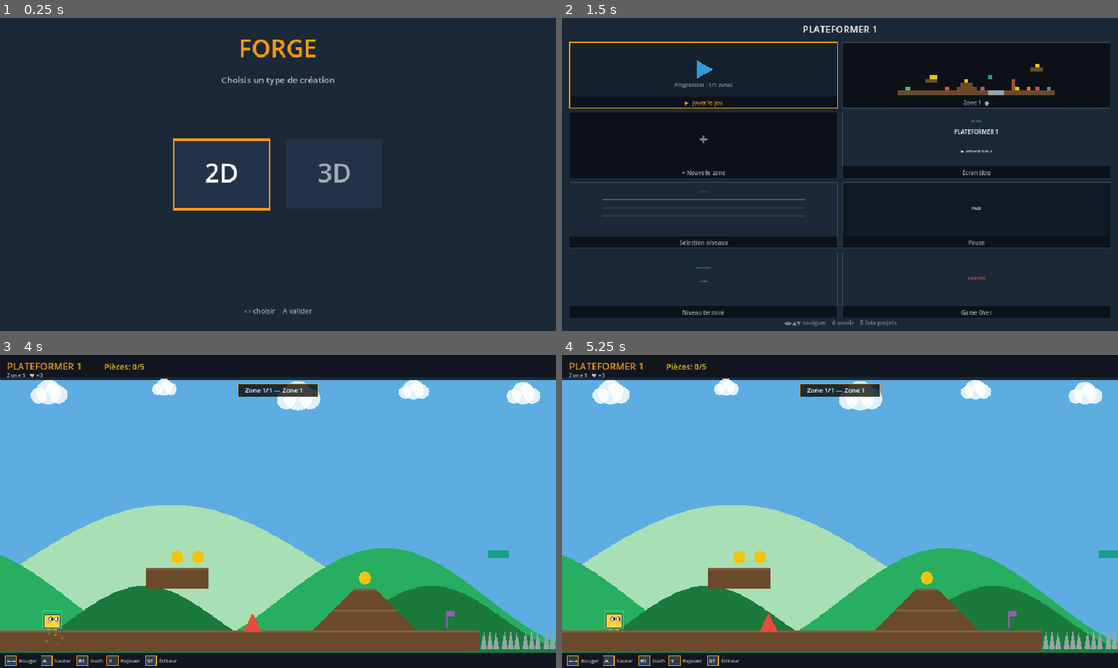
Above: before the commit, frames 1-4 (two rows, left to right).
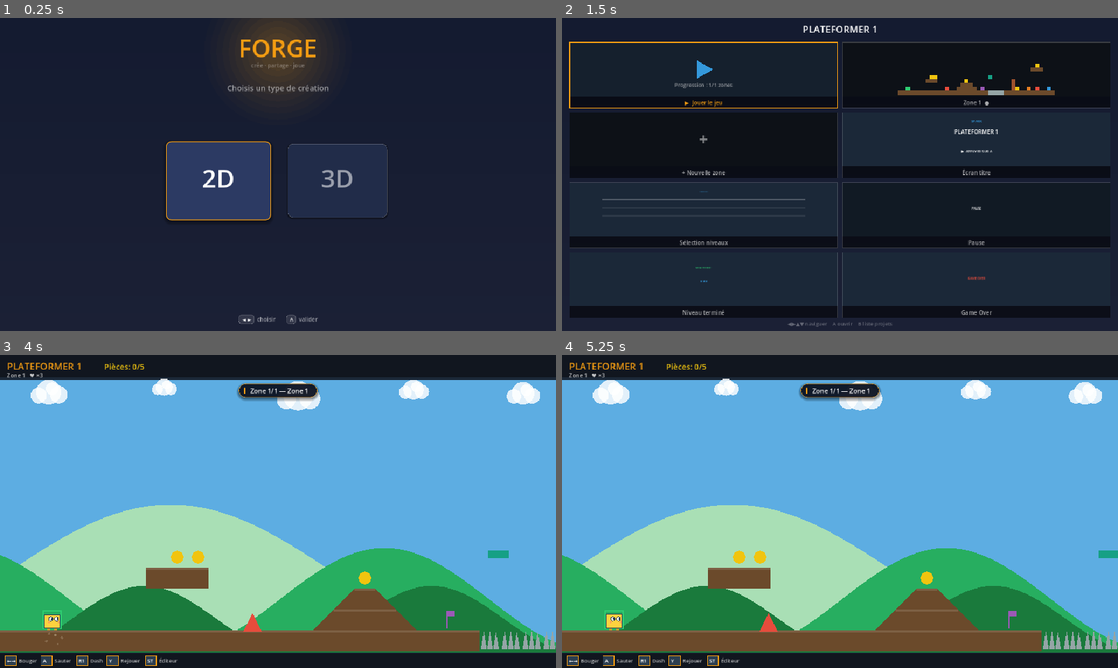
Above: after the commit, the same moments.

Repository: kilian-quittard/gaming-console-os
Game: Godot game, scene res://scenes/game/Forge.tscn
Two runs of this game, one before a commit and one after it. Both use one fixed random seed, a clock stepped at 60 frames per second and the inputs below.
Inputs (mouse positions are in pixels of both pictures, inside the frame that each line leads up to):
- Up to frame 1 (0.25 s): no input
- Up to frame 2 (1.5 s): tap Enter at 0.5 s; move the mouse to (962, 158) at 0.52 s; hold Right 0.53-1.25 s; hold Shift 0.53-1.25 s; click (962, 158) at 0.67 s; tap Space at 0.77, 1.25 s; drag from (728, 190) to (812, 237) at 1.27 s
- Up to frame 3 (4 s): tap Enter at 2 s; move the mouse to (333, 442) at 2.02 s; hold Right 2.03-2.75 s; tap Ctrl at 2.1 s; drag from (250, 574) to (111, 464) at 2.77 s; tap Space at 3.5, 3.77 s; move the mouse to (444, 558) at 3.52 s; hold A from 3.53 s (still down); tap Tab at 3.6 s
- Up to frame 4 (5.25 s): release A at 4.25 s; drag from (673, 464) to (756, 433) at 4.27 s; move the mouse to (867, 511) at 5.02 s; hold Down from 5.03 s (still down); tap Delete at 5.1 s; click (867, 511) at 5.17 s

The runs differ from the first frame. In frame 1, 8.1% of the frame differs, in the area x 29-70%, y 0-98%; in frame 2, 0.2%; in frame 3, 0.6%; in frame 4, 0.6%.

Commit message:
feat(forge): design system du shell — ForgeUI (cartes rondes, keycaps, chips)
ForgeUI.gd = tokens Indie Playful + primitives (StyleBoxFlat cachées :
coins ronds/ombres, halo sans banding, chips, keycaps, avatars, header).
Shell restylé : fond dégradé + halo, dim/list/templates en cartes avec
sélecteur GLISSANT (ui_sel_f lissé), modals import/profil arrondis avec
palette d'avatars, feed WORKSHOP (chips tri/filtre, cartes ombrées,
plays en pastille), toast pilule slide-in, footers keycaps partout.
Éditeur et monde de jeu inchangés. Selftest vert, vérifié en screenshots.

Co-Authored-By: Claude Opus 4.8 (1M context) <noreply@anthropic.com>

Diff:
--- a/forge/scripts/common/forge/ForgeApp.gd
+++ b/forge/scripts/common/forge/ForgeApp.gd
@@ -138,6 +138,7 @@
 
 # game config (couleurs, sous-titre — partagé avec GameShell)
 var anim_t := 0.0
+var ui_sel_f := 0.0   # position lissée du sélecteur (écrans shell : liste/dim/templates)
 
 # ---- MODE JEU COMPLET (campagne) : écran titre → zones enchaînées → fin ----
 var game_mode := false      # true = on joue le jeu (pas un test d'éditeur)
@@ -1891,6 +1892,10 @@
 		queue_redraw()   # écrans animés (titre clignotant)
 		return
 	if screen == "workshop":
+		queue_redraw()
+		return
+	if screen == "list" or screen == "dim" or screen == "template":
+		ui_sel_f = lerpf(ui_sel_f, float(sel), minf(1.0, delta * 14.0))   # sélecteur glissant
 		queue_redraw()
 		return
 	if ai_open:
@@ -2676,11 +2681,14 @@
 
 func _draw_toast(vp: Vector2) -> void:
 	var f := ThemeDB.fallback_font
-	var w := toast.length() * 9.0 + 30.0
-	var o := Vector2(vp.x * 0.5 - w * 0.5, TOPBAR + 14)
-	draw_rect(Rect2(o, Vector2(w, 30)), Color(0, 0, 0, 0.75))
-	draw_rect(Rect2(o, Vector2(w, 30)), Color("f39c12"), false, 1.5)
-	_text(f, o + Vector2(15, 21), toast, Color.WHITE, 15)
+	var w := f.get_string_size(toast, HORIZONTAL_ALIGNMENT_LEFT, -1, 15).x + 46.0
+	# petit slide-in : arrive du haut sur les ~0.15 premières secondes
+	var slide := clampf((2.0 - toast_t) / 0.15, 0.0, 1.0)   # toast_t part de 2.0 (_set_toast)
+	var o := Vector2(vp.x * 0.5 - w * 0.5, TOPBAR + 14 - (1.0 - slide) * 26.0)
+	var r := Rect2(o, Vector2(w, 32))
+	draw_style_box(ForgeUI.sb(Color("0d1322", 0.92), 16, Color(ForgeUI.ACCENT.r, ForgeUI.ACCENT.g, ForgeUI.ACCENT.b, 0.7), 1, 6), r)
+	draw_style_box(ForgeUI.sb(ForgeUI.ACCENT, 2), Rect2(o + Vector2(12, 9), Vector2(4, 14)))
+	_text(f, o + Vector2(26, 22), toast, Color.WHITE, 15)
 
 
 func _draw_banner(vp: Vector2) -> void:
@@ -2709,131 +2717,150 @@
 
 
 func _shell_bg(vp: Vector2, with_title := true) -> void:
-	draw_rect(Rect2(Vector2.ZERO, vp), Color("1b2838"))
+	ForgeUI.bg(self, vp)
 	if with_title:
 		var f := ThemeDB.fallback_font
-		_ctext(f, vp.x * 0.5, 90, "FORGE", Color("f39c12"), 56)
+		ForgeUI.glow(self, Vector2(vp.x * 0.5, 78.0), 170.0, ForgeUI.ACCENT)
+		_ctext(f, vp.x * 0.5, 90, "FORGE", ForgeUI.ACCENT, 56)
+		_ctext(f, vp.x * 0.5, 114, "crée · partage · joue", ForgeUI.TXT_FAINT, 13)
 
 
 func _draw_dim(vp: Vector2) -> void:
 	_shell_bg(vp)
 	var f := ThemeDB.fallback_font
-	_ctext(f, vp.x * 0.5, 150, "Choisis un type de création", Color(1, 1, 1, 0.7), 20)
+	_ctext(f, vp.x * 0.5, 168, "Choisis un type de création", ForgeUI.TXT_DIM, 18)
 	var opts := ["2D", "3D"]
-	var bw := 220.0; var bh := 160.0; var gap := 40.0
+	var bw := 230.0; var bh := 170.0; var gap := 44.0
 	var x0 := vp.x * 0.5 - bw - gap * 0.5
 	for i in 2:
 		var bx := x0 + i * (bw + gap)
-		var box := Rect2(Vector2(bx, vp.y * 0.5 - bh * 0.5), Vector2(bw, bh))
-		draw_rect(box, Color("223349"))
-		if i == sel: draw_rect(box, Color("f39c12"), false, 4.0)
-		_ctext(f, bx + bw * 0.5, vp.y * 0.5 + 18, opts[i], Color.WHITE if i == sel else Color(1, 1, 1, 0.6), 60)
+		var box := Rect2(Vector2(bx, vp.y * 0.52 - bh * 0.5), Vector2(bw, bh))
+		if i == sel: box = box.grow(6.0)   # la carte choisie respire
+		ForgeUI.card(self, box, i == sel, anim_t)
+		var cy := box.position.y + box.size.y * 0.5
+		_ctext(f, box.position.x + box.size.x * 0.5, cy + 16, opts[i], Color.WHITE if i == sel else ForgeUI.TXT_DIM, 58)
 		if i == 1 and (TEMPLATES.get("3D", []) as Array).is_empty():
-			_ctext(f, bx + bw * 0.5, vp.y * 0.5 + 55, "(bientôt)", Color(1, 1, 1, 0.4), 16)
-	_ctext(f, vp.x * 0.5, vp.y - 40, "‹ › choisir    A valider", Color(1, 1, 1, 0.6), 16)
+			_ctext(f, box.position.x + box.size.x * 0.5, cy + 52, "bientôt", ForgeUI.TXT_FAINT, 14)
+	ForgeUI.footer(self, vp, [["◄ ►", "choisir"], ["A", "valider"]])
 
 
 func _draw_list(vp: Vector2) -> void:
 	_shell_bg(vp)
 	var f := ThemeDB.fallback_font
-	_ctext(f, vp.x * 0.5, 150, "Projets — %s" % cur_dim, Color(1, 1, 1, 0.8), 22)
+	_ctext(f, vp.x * 0.5, 158, "Projets — %s" % cur_dim, ForgeUI.TXT_DIM, 17)
 	var np := proj_list.size()
 	var n := np + 3   # projets + Nouveau + Importer + WORKSHOP
-	var y0 := 196.0
+	var y0 := 192.0
+	var row_h := 46.0
+	# sélecteur glissant (ui_sel_f lissé dans _process)
+	var sel_r := Rect2(Vector2(vp.x * 0.5 - 244, y0 + ui_sel_f * row_h - 20), Vector2(488, 40))
+	ForgeUI.card(self, sel_r, true, anim_t)
 	for i in n:
-		var y := y0 + i * 42
+		var y := y0 + i * row_h
 		var label: String
-		if i < np: label = "📄  " + String(proj_list[i]["name"])
-		elif i == np: label = "＋  Nouveau projet"
-		elif i == np + 1: label = "📥  Importer une création…"
-		else: label = "🌐  WORKSHOP — jouer des créations"
-		var box := Rect2(Vector2(vp.x * 0.5 - 230, y - 26), Vector2(460, 36))
-		if i == sel: draw_rect(box, Color(1, 1, 1, 0.12)); draw_rect(box, Color("f39c12"), false, 2.0)
-		var col: Color = Color.WHITE if i == sel else Color(1, 1, 1, 0.65)
-		if i == np: col = Color("2ecc71") if i == sel else Color(0.4, 0.8, 0.5)
-		elif i == np + 1: col = Color("4fc3f7") if i == sel else Color(0.4, 0.6, 0.75)
-		elif i == np + 2: col = Color("b388ff") if i == sel else Color(0.55, 0.45, 0.7)
-		_text(f, Vector2(vp.x * 0.5 - 210, y), label, col, 18)
+		var col: Color
+		if i < np:
+			label = "📄  " + String(proj_list[i]["name"]); col = Color.WHITE if i == sel else ForgeUI.TXT_DIM
+		elif i == np:
+			label = "＋  Nouveau projet"; col = ForgeUI.GREEN if i == sel else ForgeUI.GREEN.darkened(0.25)
+		elif i == np + 1:
+			label = "📥  Importer une création…"; col = ForgeUI.CYAN if i == sel else ForgeUI.CYAN.darkened(0.3)
+		else:
+			label = "🌐  WORKSHOP — jouer des créations"; col = ForgeUI.PURPLE if i == sel else ForgeUI.PURPLE.darkened(0.3)
+		_text(f, Vector2(vp.x * 0.5 - 224, y + 6), label, col, 18)
 	if proj_list.is_empty():
-		_ctext(f, vp.x * 0.5, y0 - 30, "Aucun projet — crée le premier", Color(1, 1, 1, 0.4), 15)
+		_ctext(f, vp.x * 0.5, y0 - 26, "Aucun projet — crée le premier", ForgeUI.TXT_FAINT, 14)
 	# chip profil créateur (haut droite) : avatar + nom — "le créateur est VU"
 	var av := CreatorProfile.avatar_color(creator)
 	var cname := String(creator.get("name", CreatorProfile.DEFAULT_NAME))
-	var chip_x := vp.x - 60.0 - f.get_string_size(cname, HORIZONTAL_ALIGNMENT_LEFT, -1, 14).x
-	draw_circle(Vector2(chip_x, 44), 11.0, av)
-	_ctext(f, chip_x, 49, CreatorProfile.initial(cname), Color("11161f"), 13)
-	_text(f, Vector2(chip_x + 18, 49), cname, Color(1, 1, 1, 0.7), 14)
-	_ctext(f, vp.x * 0.5, vp.y - 40, "▲▼ choisir    A ouvrir    Y profil    B retour", Color(1, 1, 1, 0.6), 16)
+	var cw := f.get_string_size(cname, HORIZONTAL_ALIGNMENT_LEFT, -1, 14).x
+	var chip_r := Rect2(Vector2(vp.x - cw - 74.0, 28), Vector2(cw + 50.0, 34))
+	draw_style_box(ForgeUI.sb(Color(1, 1, 1, 0.06), 17, Color(1, 1, 1, 0.14), 1), chip_r)
+	ForgeUI.avatar(self, chip_r.position + Vector2(19, 17), 11.0, av, CreatorProfile.initial(cname))
+	_text(f, chip_r.position + Vector2(38, 22), cname, ForgeUI.TXT_DIM, 14)
+	ForgeUI.footer(self, vp, [["▲▼", "choisir"], ["A", "ouvrir"], ["Y", "profil"], ["B", "retour"]])
 	if import_open: _draw_import(vp)
 	if profile_open: _draw_profile(vp)
 
 
 func _draw_import(vp: Vector2) -> void:
 	var f := ThemeDB.fallback_font
-	draw_rect(Rect2(Vector2.ZERO, vp), Color(0, 0, 0, 0.78))   # voile
-	var w := 560.0
-	var h := 360.0
-	var o := vp * 0.5 - Vector2(w * 0.5, h * 0.5)
-	draw_rect(Rect2(o, Vector2(w, h)), Color("11161f"))
-	draw_rect(Rect2(o, Vector2(w, h)), Color("4fc3f7"), false, 2.0)
-	_ctext(f, vp.x * 0.5, o.y + 36, "Importer une création (%s)" % cur_dim, Color("4fc3f7"), 22)
+	var r := ForgeUI.modal(self, vp, 560.0, 360.0, ForgeUI.CYAN)
+	var o := r.position
+	var w := r.size.x
+	var h := r.size.y
+	_ctext(f, vp.x * 0.5, o.y + 38, "Importer une création (%s)" % cur_dim, ForgeUI.CYAN, 21)
 	if import_list.is_empty():
-		_ctext(f, vp.x * 0.5, o.y + h * 0.42, "Aucune création à importer.", Color(1, 1, 1, 0.7), 16)
-		_ctext(f, vp.x * 0.5, o.y + h * 0.42 + 28, "Dépose des fichiers .spark dans :", Color(1, 1, 1, 0.45), 13)
-		_ctext(f, vp.x * 0.5, o.y + h * 0.42 + 48, ProjectStore.SHARED_DIR, Color(1, 1, 1, 0.45), 12)
+		_ctext(f, vp.x * 0.5, o.y + h * 0.42, "Aucune création à importer.", ForgeUI.TXT, 16)
+		_ctext(f, vp.x * 0.5, o.y + h * 0.42 + 28, "Dépose des fichiers .spark dans :", ForgeUI.TXT_DIM, 13)
+		_ctext(f, vp.x * 0.5, o.y + h * 0.42 + 48, ProjectStore.SHARED_DIR, ForgeUI.TXT_DIM, 12)
 	else:
 		var vis: int = mini(import_list.size(), 7)
 		var first: int = clampi(import_sel - vis / 2, 0, maxi(0, import_list.size() - vis))
 		for k in vis:
 			var idx := first + k
 			var ent: Dictionary = import_list[idx]
-			var y := o.y + 70 + k * 34
+			var y := o.y + 72 + k * 36
 			if idx == import_sel:
-				draw_rect(Rect2(Vector2(o.x + 16, y - 18), Vector2(w - 32, 28)), Color(1, 1, 1, 0.12))
+				draw_style_box(ForgeUI.sb(Color(1, 1, 1, 0.10), 8), Rect2(Vector2(o.x + 16, y - 19), Vector2(w - 32, 30)))
 			var lbl := "📦  %s   (%s)" % [String(ent["name"]), String(ent["template"])]
-			_text(f, Vector2(o.x + 28, y), lbl, Color.WHITE if idx == import_sel else Color(1, 1, 1, 0.65), 15)
-	_ctext(f, vp.x * 0.5, o.y + h - 16, "▲▼ choisir    A importer    B retour", Color(1, 1, 1, 0.5), 13)
+			_text(f, Vector2(o.x + 30, y), lbl, Color.WHITE if idx == import_sel else ForgeUI.TXT_DIM, 15)
+	_ctext(f, vp.x * 0.5, o.y + h - 18, "▲▼ choisir    A importer    B retour", ForgeUI.TXT_FAINT, 13)
 
 
 # modal PROFIL : nom (clavier) + couleur d'avatar (◄►) — signé sur chaque création
 func _draw_profile(vp: Vector2) -> void:
 	var f := ThemeDB.fallback_font
-	draw_rect(Rect2(Vector2.ZERO, vp), Color(0, 0, 0, 0.78))   # voile
-	var w := 460.0
-	var h := 300.0
-	var o := vp * 0.5 - Vector2(w * 0.5, h * 0.5)
-	draw_rect(Rect2(o, Vector2(w, h)), Color("11161f"))
-	draw_rect(Rect2(o, Vector2(w, h)), Color("f39c12"), false, 2.0)
-	_ctext(f, vp.x * 0.5, o.y + 36, "Profil créateur", Color("f39c12"), 22)
-	_ctext(f, vp.x * 0.5, o.y + 60, "Ton nom + ton avatar signent tes créations", Color(1, 1, 1, 0.45), 13)
-	# gros avatar de prévisualisation
+	var r := ForgeUI.modal(self, vp, 460.0, 310.0, ForgeUI.ACCENT)
+	var o := r.position
+	var h := r.size.y
+	_ctext(f, vp.x * 0.5, o.y + 38, "Profil créateur", ForgeUI.ACCENT, 21)
+	_ctext(f, vp.x * 0.5, o.y + 62, "Ton nom + ton avatar signent tes créations", ForgeUI.TXT_DIM, 13)
+	# gros avatar de prévisualisation (halo + pastilles de couleurs dispo)
 	var av := CreatorProfile.avatar_color(creator)
 	var cname := String(creator.get("name", ""))
-	draw_circle(Vector2(vp.x * 0.5, o.y + 122), 34.0, av)
-	_ctext(f, vp.x * 0.5, o.y + 132, CreatorProfile.initial(cname), Color("11161f"), 30)
-	_ctext(f, vp.x * 0.5, o.y + 172, "◄  couleur  ►", Color(1, 1, 1, 0.4), 12)
+	ForgeUI.glow(self, Vector2(vp.x * 0.5, o.y + 122), 70.0, av)
+	ForgeUI.avatar(self, Vector2(vp.x * 0.5, o.y + 122), 34.0, av, CreatorProfile.initial(cname))
+	var npal := CreatorProfile.AVATAR_COLORS.size()
+	var px0 := vp.x * 0.5 - (npal - 1) * 11.0
+	for i in npal:
+		var pc: Color = CreatorProfile.AVATAR_COLORS[i]
+		draw_circle(Vector2(px0 + i * 22.0, o.y + 174), 6.0 if i == int(creator.get("color", 0)) else 4.0, pc)
 	# champ nom (curseur clignotant)
 	var shown := cname + ("_" if int(anim_t * 2.0) % 2 == 0 else " ")
-	draw_rect(Rect2(Vector2(o.x + 90, o.y + 192), Vector2(w - 180, 34)), Color(1, 1, 1, 0.08))
-	_ctext(f, vp.x * 0.5, o.y + 215, shown, Color.WHITE, 18)
-	_ctext(f, vp.x * 0.5, o.y + h - 20, "clavier : nom    A/Entrée valider", Color(1, 1, 1, 0.5), 13)
+	draw_style_box(ForgeUI.sb(Color(1, 1, 1, 0.08), 10, Color(1, 1, 1, 0.15), 1), Rect2(Vector2(o.x + 90, o.y + 196), Vector2(r.size.x - 180, 36)))
+	_ctext(f, vp.x * 0.5, o.y + 220, shown, Color.WHITE, 18)
+	_ctext(f, vp.x * 0.5, o.y + h - 20, "clavier : nom    ◄ ► couleur    A valider", ForgeUI.TXT_FAINT, 13)
 
 
 func _draw_workshop(vp: Vector2) -> void:
 	_shell_bg(vp, false)
 	var f := ThemeDB.fallback_font
-	_ctext(f, vp.x * 0.5, 64, "🌐  WORKSHOP", Color("b388ff"), 34)
-	_ctext(f, vp.x * 0.5, 96, "Joue les créations de la communauté", Color(1, 1, 1, 0.55), 15)
-	# barre d'état : tri · filtre · recherche (mode saisie = champ surligné)
+	ForgeUI.header(self, vp, "🌐  WORKSHOP", "Joue les créations de la communauté", ForgeUI.PURPLE)
+	# barre d'état : tri · filtre · recherche (chips ; mode saisie = champ surligné)
 	var sort_lbl := String({"recent": "récent", "joués": "plus joués", "nom": "A→Z"}.get(workshop_sort, workshop_sort))
 	var filt_lbl := workshop_filter if workshop_filter != "" else "tous"
 	if workshop_search:
 		var q := workshop_query + ("_" if int(anim_t * 2.0) % 2 == 0 else " ")
-		_ctext(f, vp.x * 0.5, 122, "Recherche : %s" % q, Color("f39c12"), 15)
+		var qw := f.get_string_size("Recherche : " + q, HORIZONTAL_ALIGNMENT_LEFT, -1, 14).x + 28.0
+		draw_style_box(ForgeUI.sb(Color(ForgeUI.ACCENT.r, ForgeUI.ACCENT.g, ForgeUI.ACCENT.b, 0.14), 13, ForgeUI.ACCENT, 1),
+			Rect2(Vector2(vp.x * 0.5 - qw * 0.5, 114), Vector2(qw, 26)))
+		_ctext(f, vp.x * 0.5, 132, "Recherche : %s" % q, ForgeUI.ACCENT, 14)
 	else:
-		var status := "Tri : %s    ·    Filtre : %s" % [sort_lbl, filt_lbl]
-		if workshop_query != "": status += "    ·    « %s »" % workshop_query
-		_ctext(f, vp.x * 0.5, 122, status, Color(1, 1, 1, 0.45), 13)
+		var c1 := "tri  %s" % sort_lbl
+		var c2 := "filtre  %s" % filt_lbl
+		var w1 := f.get_string_size(c1, HORIZONTAL_ALIGNMENT_LEFT, -1, 12).x + 16.0
+		var w2 := f.get_string_size(c2, HORIZONTAL_ALIGNMENT_LEFT, -1, 12).x + 16.0
+		var w3 := 0.0
+		var c3 := ""
+		if workshop_query != "":
+			c3 = "« %s »" % workshop_query
+			w3 = f.get_string_size(c3, HORIZONTAL_ALIGNMENT_LEFT, -1, 12).x + 16.0 + 10.0
+		var x := vp.x * 0.5 - (w1 + 10.0 + w2 + w3) * 0.5
+		x += ForgeUI.chip(self, Vector2(x, 114), c1, ForgeUI.PURPLE) + 10.0
+		x += ForgeUI.chip(self, Vector2(x, 114), c2, ForgeUI.CYAN) + 10.0
+		if c3 != "":
+			ForgeUI.chip(self, Vector2(x, 114), c3, ForgeUI.ACCENT)
 	if workshop_items.is_empty():
 		if workshop_all.is_empty():
 			_ctext(f, vp.x * 0.5, vp.y * 0.45, "Aucune création disponible.", Color(1, 1, 1, 0.7), 18)
@@ -2856,49 +2883,51 @@
 		var y := top + k * (card_h + gap)
 		var r := Rect2(vp.x * 0.5 - 300, y, 600, card_h)
 		var on := idx == workshop_sel
-		draw_rect(r, Color("1a2233") if not on else Color("28344e"))
-		draw_rect(r, Color("b388ff") if on else Color(1, 1, 1, 0.12), false, 3.0 if on else 1.0)
+		if on: r = r.grow(3.0)   # la carte sélectionnée respire
+		ForgeUI.card(self, r, on, anim_t, ForgeUI.PURPLE)
 		# miniature de la création (mini-rendu de la 1re zone)
-		var thumb := Rect2(r.position + Vector2(12, 11), Vector2(108, card_h - 22))
+		var thumb := Rect2(r.position + Vector2(12, 11), Vector2(108, r.size.y - 22))
 		_draw_thumb(thumb, it.get("thumb", {}))
 		draw_rect(thumb, Color(1, 1, 1, 0.18), false, 1.0)
 		# pastille dim en coin de la miniature
-		_text(f, thumb.position + Vector2(4, 16), String(it["dim"]), Color("b388ff"), 12)
+		_text(f, thumb.position + Vector2(4, 16), String(it["dim"]), ForgeUI.PURPLE, 12)
 		var tx := thumb.position.x + thumb.size.x + 16
 		var nm := String(it["name"])
 		if String(it.get("remix_of", "")) != "": nm = "↻ " + nm   # badge remix
 		_text(f, Vector2(tx, r.position.y + 32), nm, Color.WHITE if on else Color(1, 1, 1, 0.8), 20)
 		# avatar (cercle + initiale) + auteur + genre
 		var acol: Color = CreatorProfile.AVATAR_COLORS[clampi(int(it.get("author_color", 0)), 0, CreatorProfile.AVATAR_COLORS.size() - 1)]
-		draw_circle(Vector2(tx + 9, r.position.y + 53), 9.0, acol)
-		_ctext(f, tx + 9, r.position.y + 57, CreatorProfile.initial(String(it["author"])), Color("11161f"), 11)
-		_text(f, Vector2(tx + 24, r.position.y + 58), "%s   ·   %s" % [String(it["author"]), String(it["template"])], Color(1, 1, 1, 0.5), 13)
+		ForgeUI.avatar(self, Vector2(tx + 9, r.position.y + 53), 9.0, acol, CreatorProfile.initial(String(it["author"])))
+		_text(f, Vector2(tx + 26, r.position.y + 58), "%s   ·   %s" % [String(it["author"]), String(it["template"])], ForgeUI.TXT_DIM, 13)
 		# nb de parties locales (▶ N) en haut à droite de la carte
 		var np := WorkshopStats.plays_of(workshop_plays, String(it["path"]).get_file())
 		if np > 0:
 			var ptxt := "▶ %d" % np
-			_text(f, Vector2(r.position.x + r.size.x - 14 - f.get_string_size(ptxt, HORIZONTAL_ALIGNMENT_LEFT, -1, 13).x, r.position.y + 24), ptxt, Color(1, 1, 1, 0.45), 13)
+			var pw := f.get_string_size(ptxt, HORIZONTAL_ALIGNMENT_LEFT, -1, 12).x + 16.0
+			ForgeUI.chip(self, Vector2(r.position.x + r.size.x - pw - 12.0, r.position.y + 10), ptxt, ForgeUI.TXT_DIM)
 		if on:
-			_text(f, Vector2(r.position.x + r.size.x - 90, r.position.y + card_h * 0.72), "▶ A", Color("b388ff"), 22)
-	_ctext(f, vp.x * 0.5, vp.y - 26, "A jouer    X remixer    Y tri    L/R filtre    S rechercher    B retour    (%d)" % workshop_items.size(), Color(1, 1, 1, 0.5), 13)
+			_text(f, Vector2(r.position.x + r.size.x - 84, r.position.y + r.size.y * 0.72), "▶ A", ForgeUI.PURPLE, 22)
+	ForgeUI.footer(self, vp, [["A", "jouer"], ["X", "remixer"], ["Y", "tri"], ["L R", "filtre"], ["S", "chercher"], ["B", "retour"]])
+	_ctext(f, vp.x - 30, vp.y - 22, "%d" % workshop_items.size(), ForgeUI.TXT_FAINT, 12)
 
 
 func _draw_template(vp: Vector2) -> void:
 	_shell_bg(vp)
 	var f := ThemeDB.fallback_font
-	_ctext(f, vp.x * 0.5, 150, "Nouveau projet — templates %s" % cur_dim, Color(1, 1, 1, 0.8), 22)
+	_ctext(f, vp.x * 0.5, 158, "Nouveau projet — templates %s" % cur_dim, ForgeUI.TXT_DIM, 17)
 	var list: Array = TEMPLATES.get(cur_dim, [])
 	if list.is_empty():
-		_ctext(f, vp.x * 0.5, vp.y * 0.5, "Aucun template %s pour l'instant (bientôt)" % cur_dim, Color(1, 1, 1, 0.5), 20)
+		_ctext(f, vp.x * 0.5, vp.y * 0.5, "Aucun template %s pour l'instant (bientôt)" % cur_dim, ForgeUI.TXT_DIM, 20)
 	else:
-		var y0 := 220.0
+		var y0 := 208.0
+		var row_h := 56.0
 		for i in list.size():
-			var y := y0 + i * 50
-			var box := Rect2(Vector2(vp.x * 0.5 - 200, y - 30), Vector2(400, 42))
-			draw_rect(box, Color("223349"))
-			if i == sel: draw_rect(box, Color("f39c12"), false, 3.0)
-			_ctext(f, vp.x * 0.5, y, String(list[i]["name"]), Color.WHITE if i == sel else Color(1, 1, 1, 0.65), 22)
-	_ctext(f, vp.x * 0.5, vp.y - 40, "▲▼ choisir    A créer    B retour", Color(1, 1, 1, 0.6), 16)
+			var box := Rect2(Vector2(vp.x * 0.5 - 210, y0 + i * row_h), Vector2(420, 46))
+			if i == sel: box = box.grow(3.0)
+			ForgeUI.card(self, box, i == sel, anim_t, ForgeUI.GREEN)
+			_ctext(f, vp.x * 0.5, box.position.y + box.size.y * 0.5 + 8, String(list[i]["name"]),
+				Color.WHITE if i == sel else ForgeUI.TXT_DIM, 21)
+	ForgeUI.footer(self, vp, [["▲▼", "choisir"], ["A", "créer"], ["B", "retour"]])
 
 
 # ============================================================= MODE JEU (écrans)
@@ -3005,7 +3034,7 @@
 		var lbl: String = str(ent["label"]) + ("  ●" if str(ent.get("id", "")) == cur_level and str(ent["key"]) == "level" else "")
 		_ctext(f, x + card_w * 0.5, y + prev_h + label_h * 0.72, lbl, lcol, 13)
 		draw_rect(Rect2(x, y, card_w, card_h), UI_ACCENT if sel_i else Color(1, 1, 1, 0.18), false, 3.0 if sel_i else 1.0)
-	_ctext(f, vp.x * 0.5, vp.y - 14, "◀▶▲▼ naviguer    A ouvrir    B liste projets", Color(1, 1, 1, 0.45), 13)
+	_ctext(f, vp.x * 0.5, vp.y - 12, "◀▶▲▼ naviguer    A ouvrir    B liste projets", ForgeUI.TXT_FAINT, 12)
 
 
 # mini-aperçu d'un niveau (carte du dash) : chaque tuile = un pixel coloré
--- /dev/null
+++ b/forge/scripts/common/forge/ForgeUI.gd
@@ -0,0 +1,133 @@
+extends RefCounted
+class_name ForgeUI
+# DESIGN SYSTEM du shell FORGE (thème "Indie Playful", 100% dessiné, zéro asset).
+# Tokens (couleurs) + primitives (panneaux arrondis, chips, keycaps, avatars,
+# header/footer). Helpers statiques : on passe le CanvasItem qui dessine.
+# Le monde de jeu / l'éditeur ne passent PAS par ici — shell uniquement.
+
+# ---------------- tokens
+const BG_TOP := Color("141b30")
+const BG_BOT := Color("1b2035")
+const CARD := Color("212c49")
+const CARD_ON := Color("2c3a63")
+const MODAL_BG := Color("161e33")
+const ACCENT := Color("f39c12")     # orange FORGE
+const CYAN := Color("4fc3f7")       # import / infos
+const GREEN := Color("2ecc71")      # créer / succès
+const PURPLE := Color("b388ff")     # WORKSHOP / commu
+const TXT := Color(1, 1, 1, 0.92)
+const TXT_DIM := Color(1, 1, 1, 0.55)
+const TXT_FAINT := Color(1, 1, 1, 0.32)
+
+static var _sb_cache := {}
+
+
+# StyleBoxFlat mise en cache (coins ronds + bord + ombre) — la base de tout
+static func sb(bg_col: Color, radius: int, border := Color(0, 0, 0, 0), bw := 0, shadow := 0) -> StyleBoxFlat:
+	var key := "%s|%d|%s|%d|%d" % [bg_col.to_html(), radius, border.to_html(), bw, shadow]
+	if _sb_cache.has(key):
+		return _sb_cache[key]
+	var s := StyleBoxFlat.new()
+	s.bg_color = bg_col
+	s.set_corner_radius_all(radius)
+	s.anti_aliasing = true
+	if bw > 0:
+		s.set_border_width_all(bw)
+		s.border_color = border
+	if shadow > 0:
+		s.shadow_color = Color(0, 0, 0, 0.4)
+		s.shadow_size = shadow
+		s.shadow_offset = Vector2(0, shadow * 0.5)
+	_sb_cache[key] = s
+	return s
+
+
+# ---------------- fond du shell : dégradé vertical + halo doux derrière le titre
+static func bg(c: CanvasItem, vp: Vector2) -> void:
+	var steps := 18
+	var band := vp.y / float(steps)
+	for i in steps:
+		c.draw_rect(Rect2(0, i * band, vp.x, band + 1.0), BG_TOP.lerp(BG_BOT, float(i) / float(steps - 1)))
+
+
+static func glow(c: CanvasItem, center: Vector2, radius: float, col: Color) -> void:
+	# halo discret : beaucoup de cercles à alpha minuscule = dégradé sans banding
+	for i in 10:
+		var t := float(i) / 9.0
+		c.draw_circle(center, radius * (1.0 - t * 0.75), Color(col.r, col.g, col.b, col.a * 0.016 * (1.0 + t * 1.6)))
+
+
+# ---------------- panneaux
+# carte de liste/feed : fond arrondi, sélection = bord accent pulsé + ombre
+static func card(c: CanvasItem, r: Rect2, on: bool, t: float, accent := ACCENT) -> void:
+	if on:
+		var pulse := 0.65 + 0.35 * (0.5 + 0.5 * sin(t * 5.0))
+		c.draw_style_box(sb(CARD_ON, 12, Color(accent.r, accent.g, accent.b, pulse), 2, 8), r)
+	else:
+		c.draw_style_box(sb(CARD, 12, Color(1, 1, 1, 0.06), 1, 3), r)
+
+
+# voile sombre + panneau modal arrondi ; renvoie le rect intérieur
+static func modal(c: CanvasItem, vp: Vector2, w: float, h: float, accent: Color) -> Rect2:
+	c.draw_rect(Rect2(Vector2.ZERO, vp), Color(0, 0, 0, 0.72))
+	var r := Rect2(vp * 0.5 - Vector2(w * 0.5, h * 0.5), Vector2(w, h))
+	c.draw_style_box(sb(MODAL_BG, 16, Color(accent.r, accent.g, accent.b, 0.85), 2, 14), r)
+	return r
+
+
+# ---------------- petits éléments
+# pastille arrondie avec texte ; renvoie la largeur occupée
+static func chip(c: CanvasItem, pos: Vector2, text: String, col: Color, fsize := 12) -> float:
+	var f := ThemeDB.fallback_font
+	var w := f.get_string_size(text, HORIZONTAL_ALIGNMENT_LEFT, -1, fsize).x + 16.0
+	var h := fsize + 10.0
+	c.draw_style_box(sb(Color(col.r, col.g, col.b, 0.16), int(h * 0.5), Color(col.r, col.g, col.b, 0.4), 1), Rect2(pos, Vector2(w, h)))
+	c.draw_string(f, pos + Vector2(8, h * 0.5 + fsize * 0.36), text, HORIZONTAL_ALIGNMENT_LEFT, -1, fsize, col)
+	return w
+
+
+# avatar créateur : disque couleur + anneau + initiale
+static func avatar(c: CanvasItem, center: Vector2, radius: float, col: Color, letter: String) -> void:
+	var f := ThemeDB.fallback_font
+	c.draw_circle(center, radius + 1.5, Color(1, 1, 1, 0.18))
+	c.draw_circle(center, radius, col)
+	var fs := int(radius * 1.1)
+	var w := f.get_string_size(letter, HORIZONTAL_ALIGNMENT_LEFT, -1, fs).x
+	c.draw_string(f, center + Vector2(-w * 0.5, fs * 0.38), letter, HORIZONTAL_ALIGNMENT_LEFT, -1, fs, Color("141b30"))
+
+
+# touche façon "keycap" (A, B, X, ▲▼…) + libellé ; renvoie la largeur totale
+static func keycap(c: CanvasItem, pos: Vector2, key: String, label: String) -> float:
+	var f := ThemeDB.fallback_font
+	var kw := f.get_string_size(key, HORIZONTAL_ALIGNMENT_LEFT, -1, 12).x + 14.0
+	var kh := 22.0
+	c.draw_style_box(sb(Color(1, 1, 1, 0.10), 6, Color(1, 1, 1, 0.22), 1), Rect2(pos, Vector2(kw, kh)))
+	c.draw_string(f, pos + Vector2(7, 16), key, HORIZONTAL_ALIGNMENT_LEFT, -1, 12, TXT)
+	c.draw_string(f, pos + Vector2(kw + 6, 16), label, HORIZONTAL_ALIGNMENT_LEFT, -1, 13, TXT_DIM)
+	return kw + 6.0 + f.get_string_size(label, HORIZONTAL_ALIGNMENT_LEFT, -1, 13).x
+
+
+# rangée de hints centrée en bas : [["A","jouer"], ["B","retour"], ...]
+static func footer(c: CanvasItem, vp: Vector2, hints: Array) -> void:
+	var f := ThemeDB.fallback_font
+	var total := 0.0
+	for h in hints:
+		total += f.get_string_size(String(h[0]), HORIZONTAL_ALIGNMENT_LEFT, -1, 12).x + 14.0 + 6.0 \
+			+ f.get_string_size(String(h[1]), HORIZONTAL_ALIGNMENT_LEFT, -1, 13).x + 26.0
+	total -= 26.0
+	var x := vp.x * 0.5 - total * 0.5
+	var y := vp.y - 38.0
+	for h in hints:
+		x += keycap(c, Vector2(x, y), String(h[0]), String(h[1])) + 26.0
+
+
+# ---------------- header d'écran : titre + barre accent + sous-titre
+static func header(c: CanvasItem, vp: Vector2, title: String, sub: String, accent := ACCENT) -> void:
+	var f := ThemeDB.fallback_font
+	glow(c, Vector2(vp.x * 0.5, 54.0), 150.0, accent)
+	var w := f.get_string_size(title, HORIZONTAL_ALIGNMENT_LEFT, -1, 36).x
+	c.draw_string(f, Vector2(vp.x * 0.5 - w * 0.5, 66), title, HORIZONTAL_ALIGNMENT_LEFT, -1, 36, TXT)
+	c.draw_style_box(sb(accent, 2), Rect2(vp.x * 0.5 - 28, 80, 56, 4))
+	if sub != "":
+		var sw := f.get_string_size(sub, HORIZONTAL_ALIGNMENT_LEFT, -1, 15).x
+		c.draw_string(f, Vector2(vp.x * 0.5 - sw * 0.5, 108), sub, HORIZONTAL_ALIGNMENT_LEFT, -1, 15, TXT_DIM)
Not shown, added: forge/scripts/common/forge/ForgeUI.gd.uid
